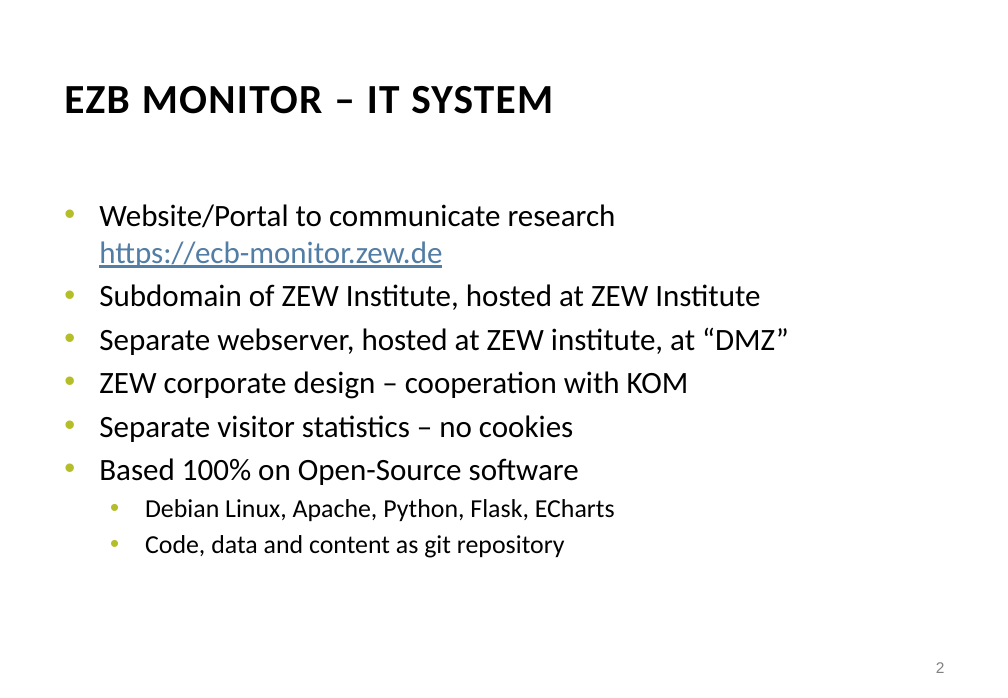
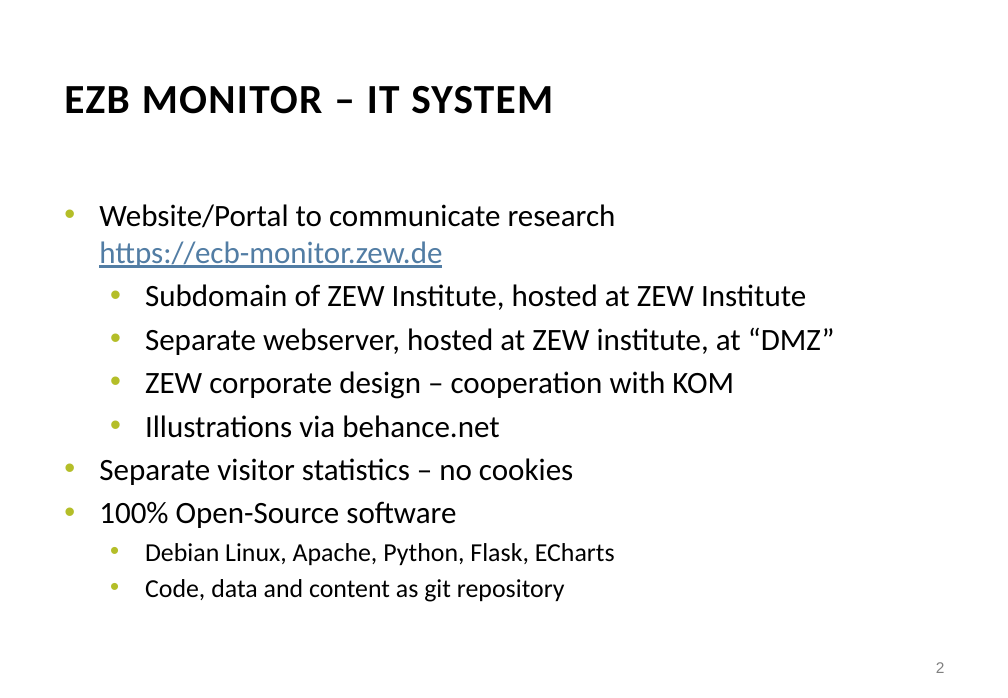
Before and after one commit to pbberlin/ecb-monitor-website, a slide deck: slide 2 of doc/architecture.pptx. Drawn at 1008x698 pixels with LibreOffice and Linux fonts; fonts in the diff are those of the drawing; background and template pictures are left out. Boxes give left, top, right and bottom in pixels: in the first picture for what was removed or moved away, otherwise in the second. Text is boxed around its words. In the diff, an @@ line names an element or a change of style, - is before the commit and + after.

```diff
--- a/doc/architecture.pptx
+++ b/doc/architecture.pptx
@@ text at box(145, 284, 835, 399): list level 1 to 2 in "Subdomain of ZEW Institute, hosted ..."; list level 1 to 2 in "Separate webserver, hosted at ZEW ..."; list level 1 to 2 in "ZEW corporate design – cooperation ..." @@
@@ text at box(145, 415, 499, 438): paragraph added @@
+  • Illustrations via behance.net
@@ text at box(99, 501, 456, 528): text changed @@
-• Based 100% on Open-Source software
+• 100% Open-Source software
```
Also in this commit, not shown: 1 other slide changed, 2 other files.
